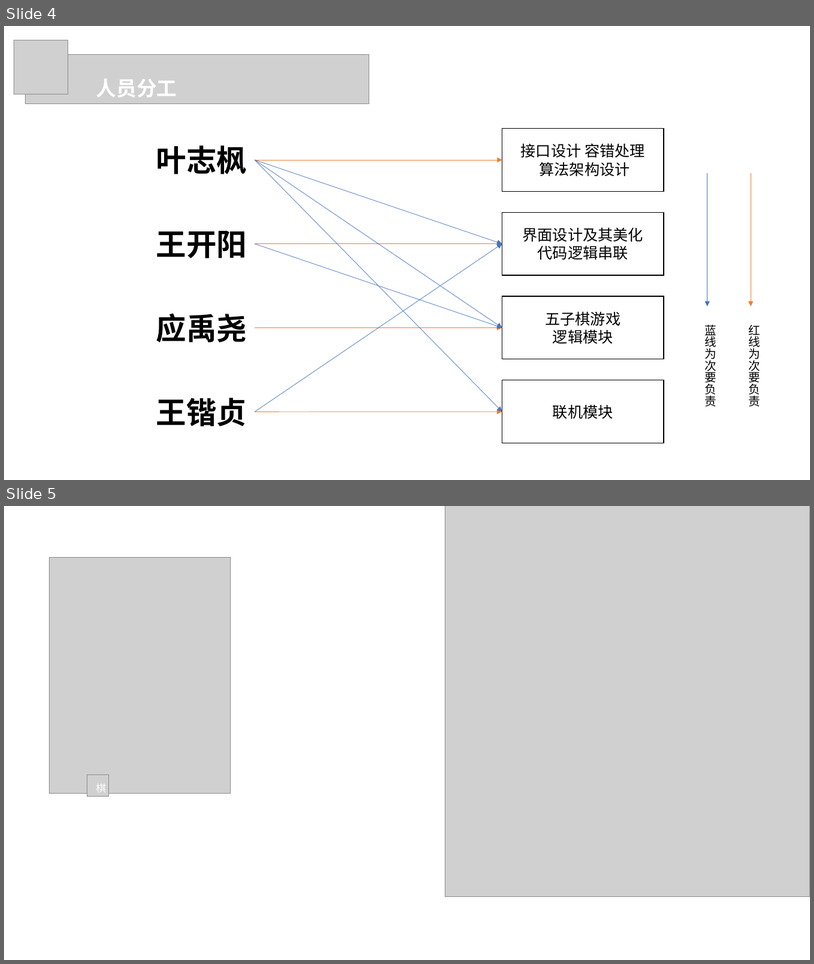
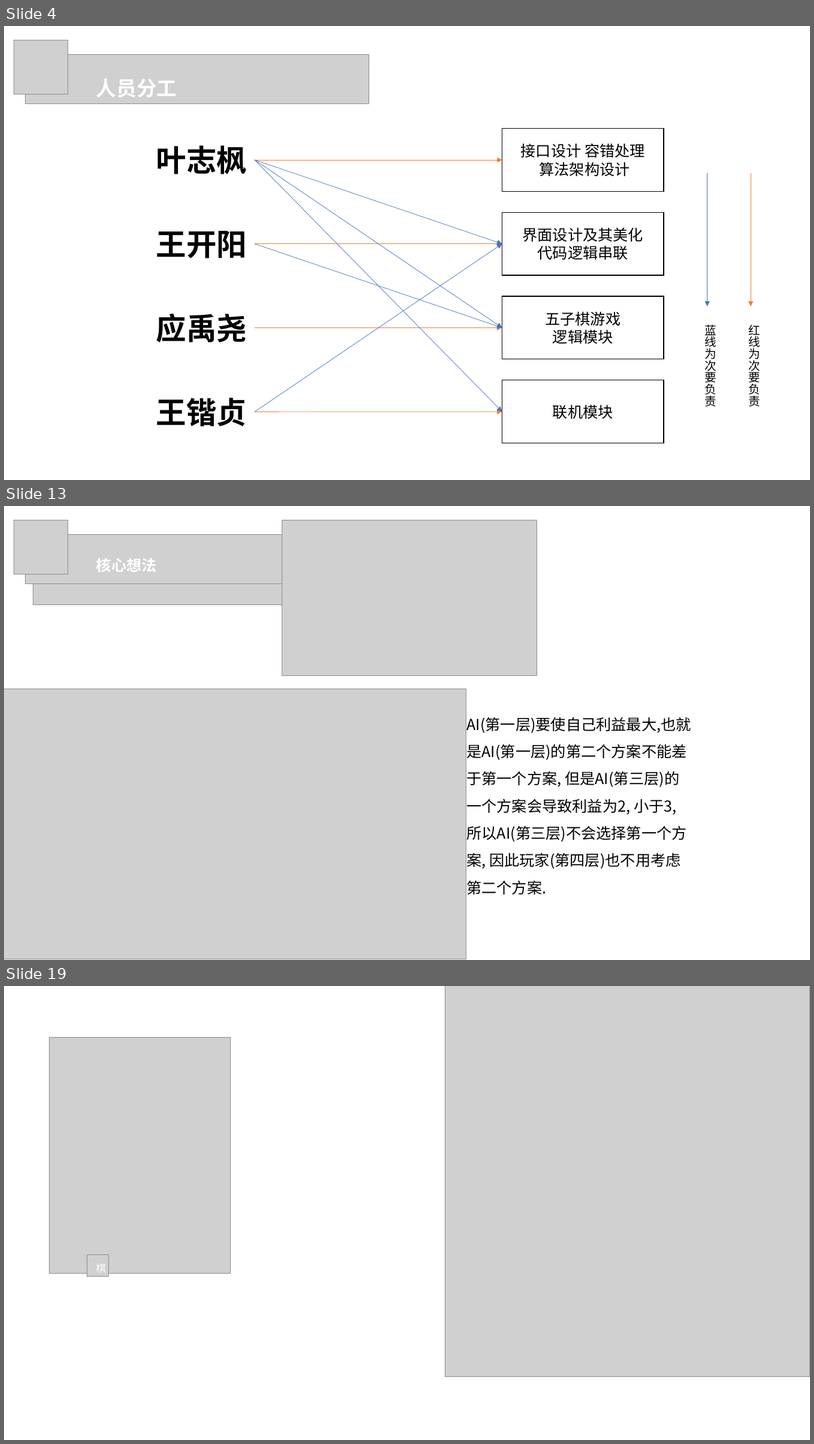
Before and after one commit to IPCHIFUNG/Gobang, a slide deck: doc/五子棋项目演示PPT.pptx. Shown one above the other, each under a label of ours: slides 4 and 5 before the commit, slides 4, 13 and 19 after it; the slides between them are not shown. The pictures are 814x964 and 814x1444 pixels, drawn with LibreOffice and Linux fonts; fonts in the diff are those of the drawing; grey boxes stand for pictures. Boxes give left, top, right and bottom in pixels: in the first picture for what was removed or moved away, otherwise in the second. Text is boxed around its words. In the diff, an @@ line names an element or a change of style, - is before the commit and + after.

Commit message:
PPT核心算法

```diff
--- a/doc/五子棋项目演示PPT.pptx
+++ b/doc/五子棋项目演示PPT.pptx
@@ slide 13 added at box(4, 506, 810, 960), background #FFFFFF @@
@@ picture added at box(14, 520, 68, 574) @@
@@ picture added at box(282, 520, 537, 675) @@
@@ picture added at box(25, 534, 369, 584) @@
@@ picture added at box(33, 541, 284, 605) @@
@@ text added at box(96, 558, 157, 572), 18 pt, text #FFFFFF, bold @@
+核心想法
@@ picture added at box(4, 688, 467, 959) @@
@@ text added at box(467, 717, 691, 894), 18 pt, text #000000 @@
+AI(第一层)要使自己利益最大,也就是AI(第一层)的第二个方案不能差于第一个方案, 但是AI(第三层)的一个方案会导致利益为2, 小于3, 所以AI(第三层)不会选择第一个方案, 因此玩家(第四层)也不用考虑第二个方案.
@@ what was slide 5 is now slide 19 @@
```
Also in this commit, not shown: 13 other slides added.
